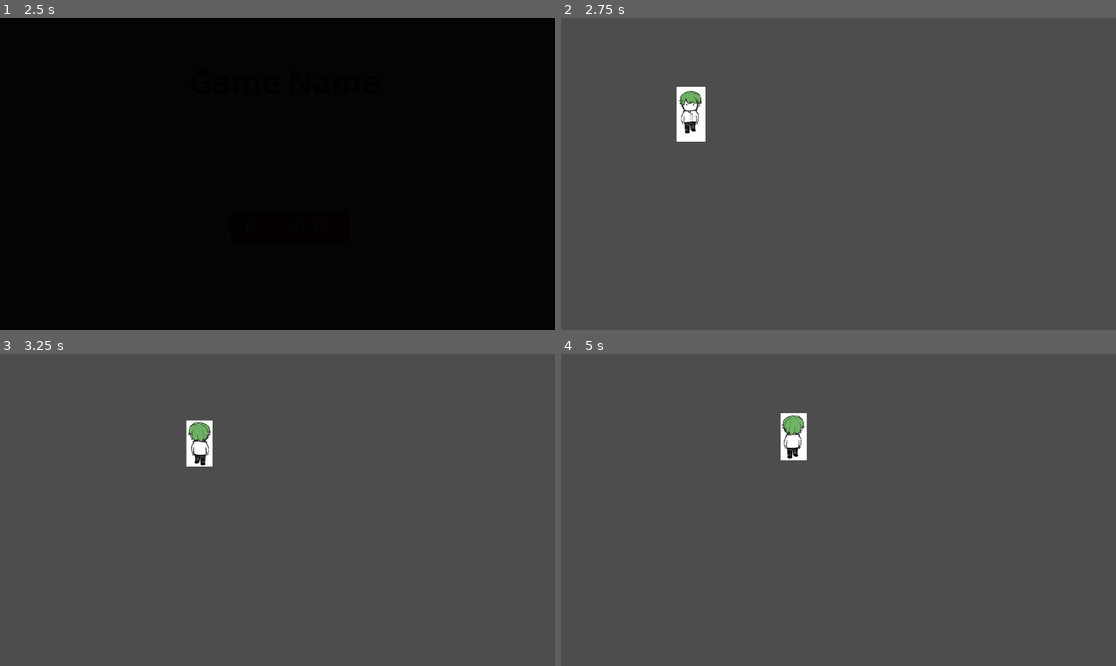
Above: before the commit, frames 1-4 (two rows, left to right).
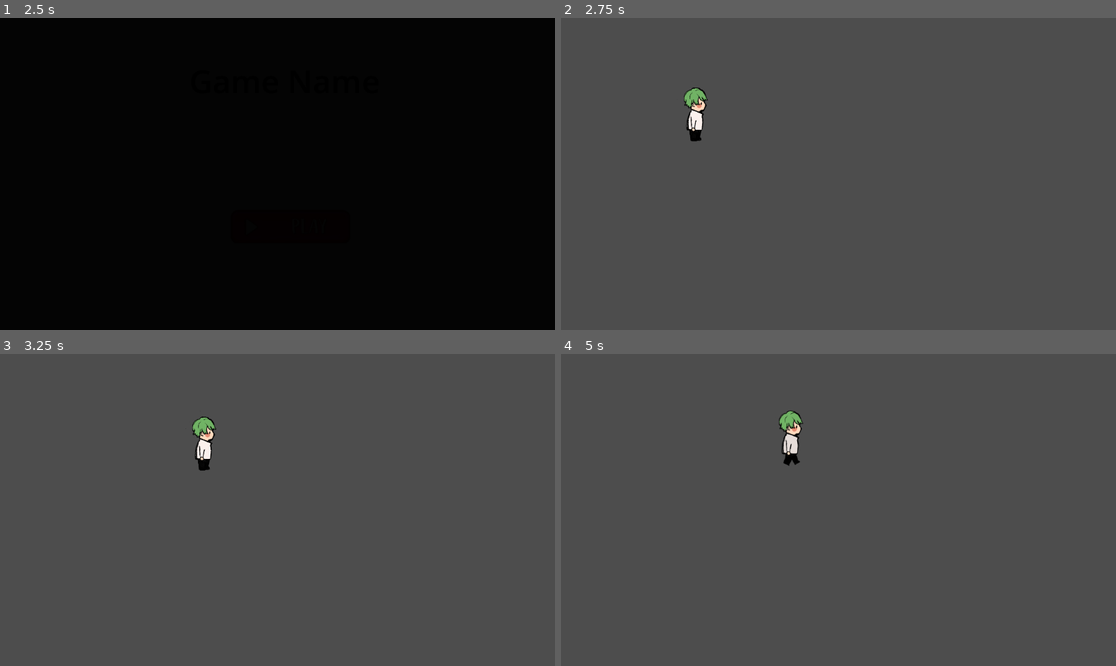
Above: after the commit, the same moments.

Repository: k1404635/Summer-Game-2024
Game: Godot game, scene res://Scenes/main_menu.tscn
The game is run twice, just before and just after one commit, with the same random seed, the same clock (stepped at 60 frames per second) and the same inputs.
Inputs (mouse positions are in pixels of both pictures, inside the frame that each line leads up to):
- Up to frame 1 (2.5 s): click (288, 227) at 0.5 s; click (288, 227) at 1.25 s; tap Enter at 2 s; hold D (MoveRight) from 2.03 s (still down); tap W (MoveUp) at 2.27 s
- Up to frame 2 (2.75 s): keep holding D (MoveRight)
- Up to frame 3 (3.25 s): keep holding D (MoveRight); tap W (MoveUp) at 3.02 s
- Up to frame 4 (5 s): release D (MoveRight) at 3.53 s; hold A (MoveLeft) 3.53-4.28 s; hold D (MoveRight) from 4.28 s (still down); tap W (MoveUp) at 4.52 s

Frame 1 is identical in both runs. In frame 2, 0.8% of the frame differs, in the area x 20-27%, y 22-40%; in frame 3, 0.6%; in frame 4, 0.7%.

Commit message:
sprite updates

Diff:
--- a/Scenes/main.tscn
+++ b/Scenes/main.tscn
@@ -1,50 +1,69 @@
-[gd_scene load_steps=17 format=3 uid="uid://big526h2iki81"]
+[gd_scene load_steps=20 format=3 uid="uid://big526h2iki81"]
 
 [ext_resource type="Script" path="res://Scripts/World.gd" id="1_wf74f"]
 [ext_resource type="Script" path="res://Scripts/MeatPlayer.gd" id="2_a50y4"]
-[ext_resource type="Texture2D" uid="uid://b6ek2010odcyb" path="res://Icons/VegFront1.jpg" id="3_83jw1"]
 [ext_resource type="Script" path="res://Scripts/VegPlayer.gd" id="3_jcb33"]
-[ext_resource type="Texture2D" uid="uid://cmejgw04vuf8m" path="res://Icons/VegBack1.jpg" id="4_02fun"]
 [ext_resource type="Script" path="res://Scripts/PowerUpTimer.gd" id="4_a5wk3"]
-[ext_resource type="Texture2D" uid="uid://iuuuqtcc4wd4" path="res://Icons/VegFront2.jpg" id="4_lec3r"]
-[ext_resource type="Texture2D" uid="uid://wl35bvwgsp6y" path="res://Icons/VegFront.jpg" id="5_5jyfq"]
+[ext_resource type="Texture2D" uid="uid://c6xqm6n8ipxt3" path="res://Icons/VegBack1.png" id="4_l36jq"]
+[ext_resource type="Texture2D" uid="uid://d0n1bmicfyj6q" path="res://Icons/VegBack2.png" id="5_14lcm"]
 [ext_resource type="Script" path="res://Scripts/PauseMenu.gd" id="5_fs7ua"]
-[ext_resource type="Texture2D" uid="uid://cqtgjw3vw1mkt" path="res://Icons/VegBack.jpg" id="5_ujr2s"]
+[ext_resource type="Texture2D" uid="uid://7ro4xodnia4x" path="res://Icons/VegBackStill.png" id="6_3c77x"]
+[ext_resource type="Texture2D" uid="uid://nbwwdpq6llmj" path="res://Icons/VegFront1.png" id="6_11vv5"]
 [ext_resource type="Script" path="res://Scripts/PowerUpMenu.gd" id="6_664k3"]
-[ext_resource type="Texture2D" uid="uid://dftse7ffqmay8" path="res://Icons/VegLeftStill.jpg" id="6_vtjvj"]
-[ext_resource type="Texture2D" uid="uid://dfyvmdp21ev6c" path="res://Icons/VegLeft.jpg" id="7_h15p1"]
+[ext_resource type="Texture2D" uid="uid://clfln4lvde730" path="res://Icons/VegFront2.png" id="7_ebn8h"]
 [ext_resource type="AudioStream" uid="uid://du30wsh3v8sg4" path="res://Audio/MAIN THEME.mp3" id="7_vwb3a"]
+[ext_resource type="Texture2D" uid="uid://baws8rokam6yf" path="res://Icons/VegFrontStill.png" id="8_7nkkr"]
+[ext_resource type="Texture2D" uid="uid://c73io3dbf3nxy" path="res://Icons/VegLeftStill.png" id="9_a55bm"]
+[ext_resource type="Texture2D" uid="uid://busdef8ebxn7o" path="res://Icons/VegLeft1.png" id="10_6aom6"]
+[ext_resource type="Texture2D" uid="uid://bruxh5kpv6ill" path="res://Icons/VegRightStill.png" id="12_xbw1v"]
+[ext_resource type="Texture2D" uid="uid://b7iy0hicl10oo" path="res://Icons/VegRight1.png" id="13_iuxe6"]
 
 [sub_resource type="SpriteFrames" id="SpriteFrames_bwmtd"]
 animations = [{
 "frames": [{
 "duration": 1.7,
-"texture": ExtResource("4_02fun")
-}, {
-"duration": 1.7,
-"texture": ExtResource("5_ujr2s")
+"texture": ExtResource("4_l36jq")
+}, {
+"duration": 1.7,
+"texture": ExtResource("5_14lcm")
 }],
 "loop": true,
 "name": &"VegBack",
 "speed": 5.0
 }, {
 "frames": [{
-"duration": 1.7,
-"texture": ExtResource("3_83jw1")
-}, {
-"duration": 1.7,
-"texture": ExtResource("4_lec3r")
+"duration": 1.0,
+"texture": ExtResource("6_3c77x")
+}],
+"loop": true,
+"name": &"VegBackStill",
+"speed": 5.0
+}, {
+"frames": [{
+"duration": 1.7,
+"texture": ExtResource("6_11vv5")
+}, {
+"duration": 1.7,
+"texture": ExtResource("7_ebn8h")
 }],
 "loop": true,
 "name": &"VegFront",
 "speed": 5.0
 }, {
 "frames": [{
-"duration": 1.7,
-"texture": ExtResource("6_vtjvj")
-}, {
-"duration": 1.7,
-"texture": ExtResource("7_h15p1")
+"duration": 1.0,
+"texture": ExtResource("8_7nkkr")
+}],
+"loop": true,
+"name": &"VegFrontStill",
+"speed": 5.0
+}, {
+"frames": [{
+"duration": 1.7,
+"texture": ExtResource("9_a55bm")
+}, {
+"duration": 1.7,
+"texture": ExtResource("10_6aom6")
 }],
 "loop": true,
 "name": &"VegLeft",
@@ -52,10 +71,29 @@
 }, {
 "frames": [{
 "duration": 1.0,
-"texture": ExtResource("5_5jyfq")
-}],
-"loop": true,
-"name": &"VegStill",
+"texture": ExtResource("9_a55bm")
+}],
+"loop": true,
+"name": &"VegLeftStill",
+"speed": 5.0
+}, {
+"frames": [{
+"duration": 1.7,
+"texture": ExtResource("12_xbw1v")
+}, {
+"duration": 1.7,
+"texture": ExtResource("13_iuxe6")
+}],
+"loop": true,
+"name": &"VegRight",
+"speed": 5.0
+}, {
+"frames": [{
+"duration": 1.0,
+"texture": ExtResource("12_xbw1v")
+}],
+"loop": true,
+"name": &"VegRightStill",
 "speed": 5.0
 }]
 
@@ -89,10 +127,11 @@
 script = ExtResource("3_jcb33")
 
 [node name="VegPlayerSprite" type="AnimatedSprite2D" parent="VegPlayer"]
-scale = Vector2(0.435252, 0.435252)
+scale = Vector2(0.08, 0.08)
 sprite_frames = SubResource("SpriteFrames_bwmtd")
-animation = &"VegFront"
-frame_progress = 0.561656
+animation = &"VegLeft"
+frame = 1
+frame_progress = 0.423684
 
 [node name="VegPlayerCollision" type="CollisionShape2D" parent="VegPlayer"]
 
--- a/Scripts/MeatPlayer.gd
+++ b/Scripts/MeatPlayer.gd
@@ -60,7 +60,7 @@
 			$MeatPlayerSprite.play("MeatBack")
 
 		if (direction == Vector2.ZERO) and ($MeatPlayerSprite.animation == "MeatFront"):
-			$MeatPlayerSprite.animation = "MeatStill"
+			$MeatPlayerSprite.animation = "MeatFrontStill"
 		if (direction == Vector2.ZERO) and ($MeatPlayerSprite.animation == "MeatBack"):
 			$MeatPlayerSprite.animation = "MeatBackStill"
 		if (direction == Vector2.ZERO) and ($MeatPlayerSprite.animation == "MeatLeft"):
--- a/Scripts/VegPlayer.gd
+++ b/Scripts/VegPlayer.gd
@@ -60,7 +60,7 @@
 			$VegPlayerSprite.play("VegBack")
 
 		if (direction == Vector2.ZERO) and ($VegPlayerSprite.animation == "VegFront"):
-			$VegPlayerSprite.animation = "VegStill"
+			$VegPlayerSprite.animation = "VegFrontStill"
 		if (direction == Vector2.ZERO) and ($VegPlayerSprite.animation == "VegBack"):
 			$VegPlayerSprite.animation = "VegBackStill"
 		if (direction == Vector2.ZERO) and ($VegPlayerSprite.animation == "VegLeft"):
Binary file added: Icons/VegBack1.png
Not shown, added: Icons/VegBack1.png.import
Binary file added: Icons/VegBack2.png
Not shown, changed: Icons/VegBack2.png.import
Binary file added: Icons/VegBackStill.png
Not shown, changed: Icons/VegBackStill.png.import
Binary file added: Icons/VegFront1.png
Not shown, changed: Icons/VegFront1.png.import
Binary file added: Icons/VegFront2.png
Not shown, added: Icons/VegFront2.png.import
Binary file added: Icons/VegFrontStill.png
Not shown, added: Icons/VegFrontStill.png.import
(and 22 more such lines)
